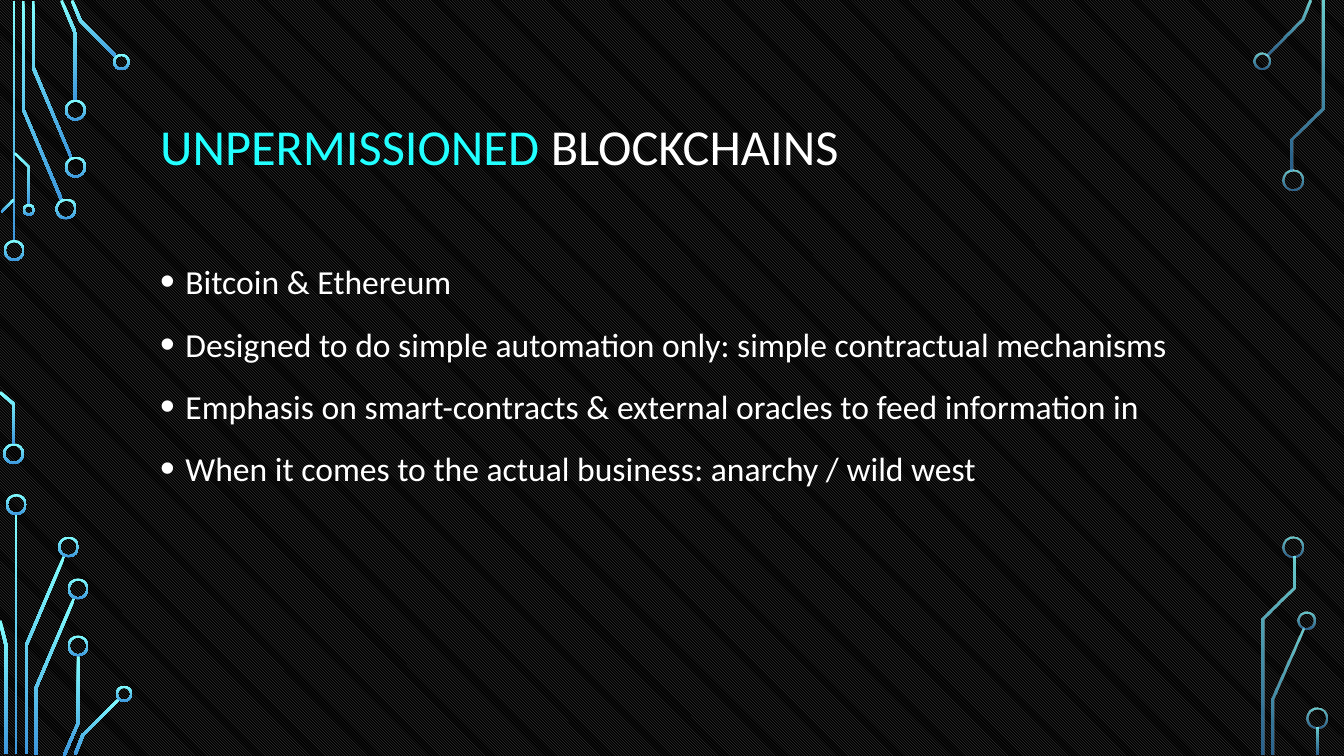
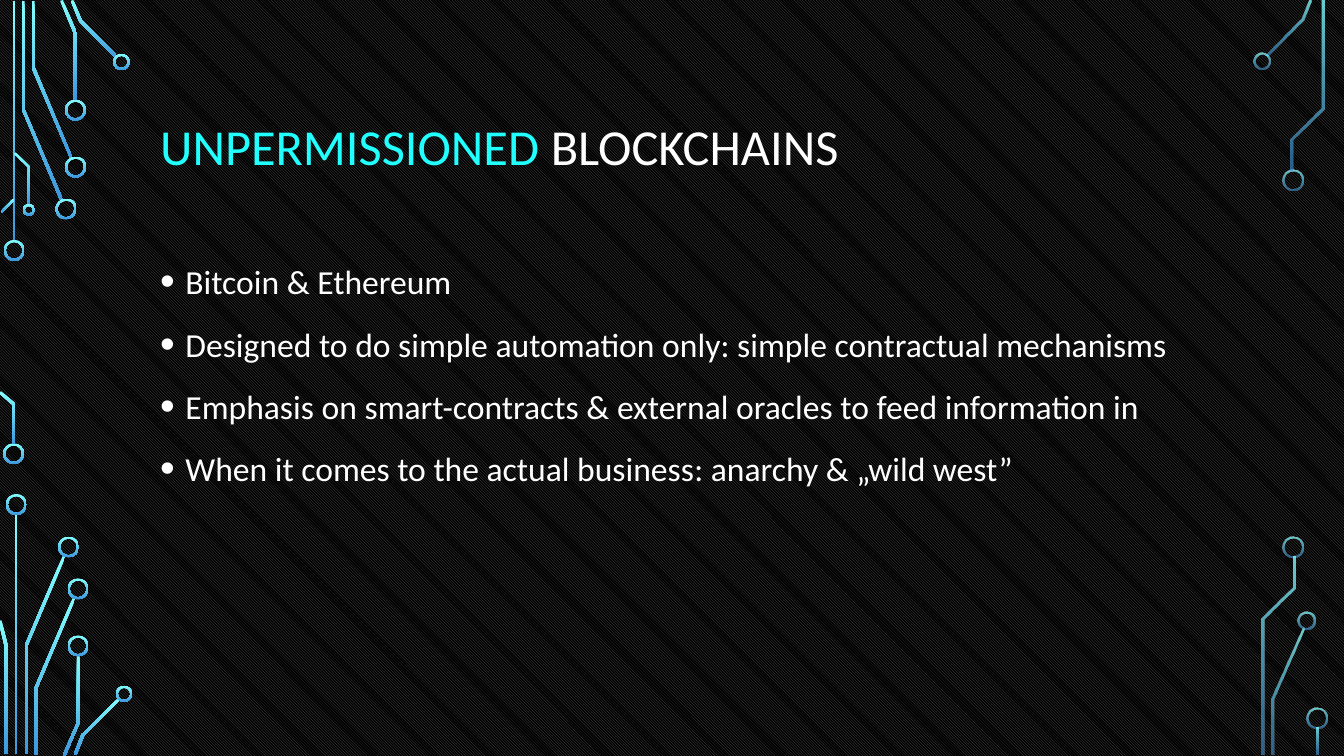
Before and after one commit to tokenika/tokenika.github.io, a slide deck: slide 5 of eostalk/EOS Talk Lodz2.pptx. Drawn at 1344x756 pixels with LibreOffice and Linux fonts; fonts in the diff are those of the drawing; background and template pictures are left out. Boxes give left, top, right and bottom in pixels: in the first picture for what was removed or moved away, otherwise in the second. Text is boxed around its words. In the diff, an @@ line names an element or a change of style, - is before the commit and + after.

```diff
--- a/eostalk/EOS Talk Lodz2.pptx
+++ b/eostalk/EOS Talk Lodz2.pptx
@@ text at box(185, 457, 1013, 487): text changed @@
-• When it comes to the actual business: anarchy / wild west
+• When it comes to the actual business: anarchy & „wild west”
```
Also in this commit, not shown: 8 other slides changed, 1 other file.
